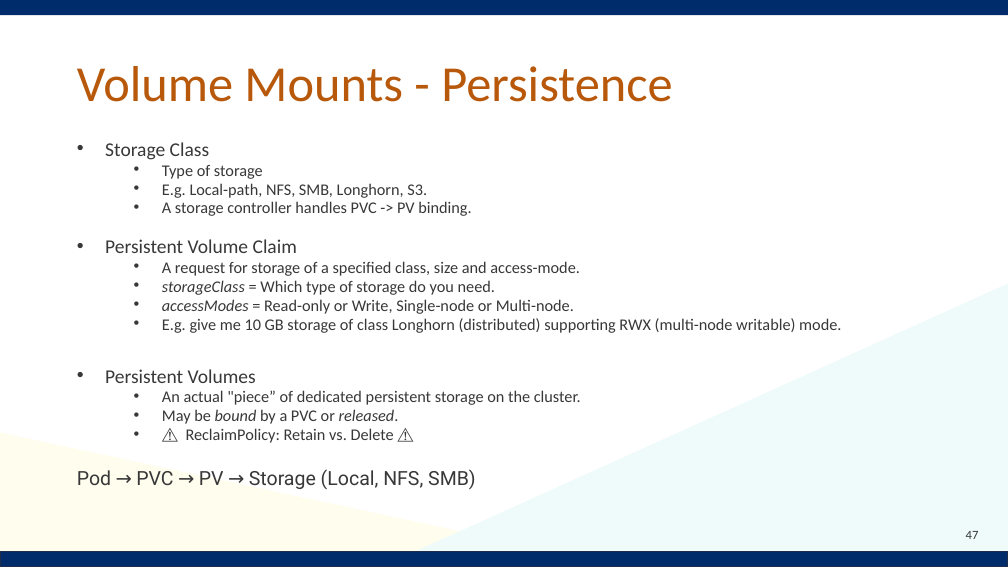
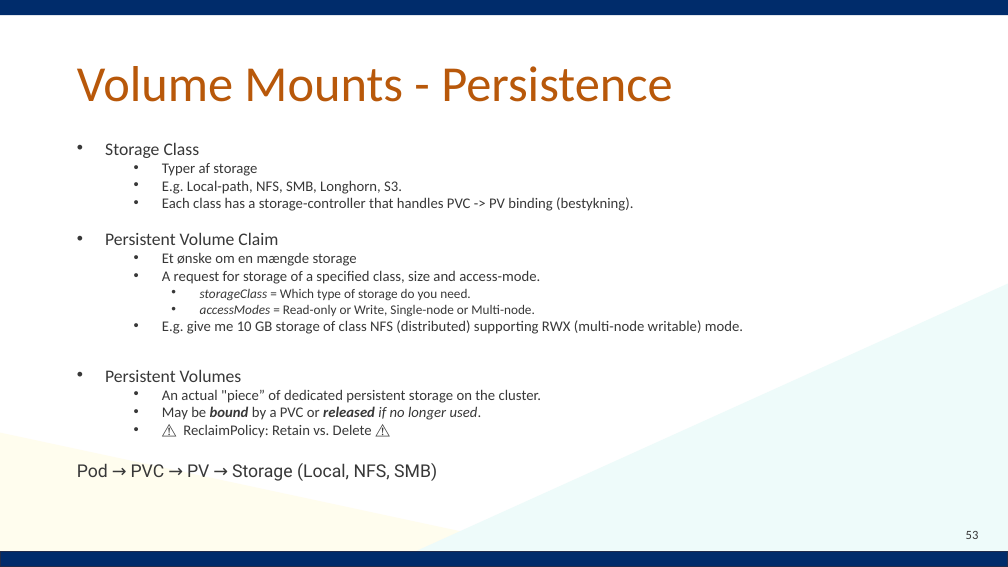
Before and after one commit to Notalib/workshop-kubernetes, a slide deck: slide 53 of Kubernetes_workshop.pptx (slide 47 before the commit). Drawn at 1008x567 pixels with LibreOffice and Linux fonts; fonts in the diff are those of the drawing; background and template pictures are left out. Boxes give left, top, right and bottom in pixels: in the first picture for what was removed or moved away, otherwise in the second. Text is boxed around its words. In the diff, an @@ line names an element or a change of style, - is before the commit and + after.

```diff
--- a/Kubernetes_workshop.pptx
+++ b/Kubernetes_workshop.pptx
@@ text at (x1=77, y1=142, x2=541, y2=481): size 18.6 to 16.8 pt in "Storage Class", "Persistent Volume Claim", "Persistent Volumes", "Pod → PVC → PV → Storage ..."; size 15.5 to 14 pt in "E.g. Local-path, NFS, SMB, Longhorn, S3.", "A request for storage of a specified ...", "An actual "piece” of dedicated persistent storage ...", "⚠️ ReclaimPolicy: Retain vs. Delete ⚠️"; size 15.5 to 12.6 pt in "storageClass = Which type of storage do ...", "accessModes = Read-only or Write, Single-node or ..."; list level 2 to 3 in "storageClass = Which type of ..."; list level 2 to 3 in "accessModes = Read-only or Write, ..." @@
@@ text at (x1=162, y1=163, x2=257, y2=176): text changed; size 15.5 to 14 pt @@
-  • Type of storage
+  • Typer af storage
@@ text at (x1=162, y1=197, x2=633, y2=211): text changed; size 15.5 to 14 pt @@
-  • A storage controller handles PVC -> PV binding.
+  • Each class has a storage-controller that handles PVC -> PV binding (bestykning).
@@ text at (x1=162, y1=253, x2=357, y2=266): paragraph added @@
+  • Et ønske om en mængde storage
@@ text at (x1=162, y1=320, x2=743, y2=334): text changed; size 15.5 to 14 pt @@
-  • E.g. give me 10 GB storage of class Longhorn (distributed) supporting RWX (multi-node writable) mode.
+  • E.g. give me 10 GB storage of class NFS (distributed) supporting RWX (multi-node writable) mode.
@@ text at (x1=162, y1=406, x2=482, y2=420): text changed; size 15.5 to 14 pt; italic on @@
-  • May be bound by a PVC or released.
+  • May be bound by a PVC or released if no longer used.
@@ page number at (x1=966, y1=531, x2=979, y2=539): text changed @@
-47
+53
```
Also in this commit, not shown: 37 other slides changed, 4 slides added, 1 slide removed.
